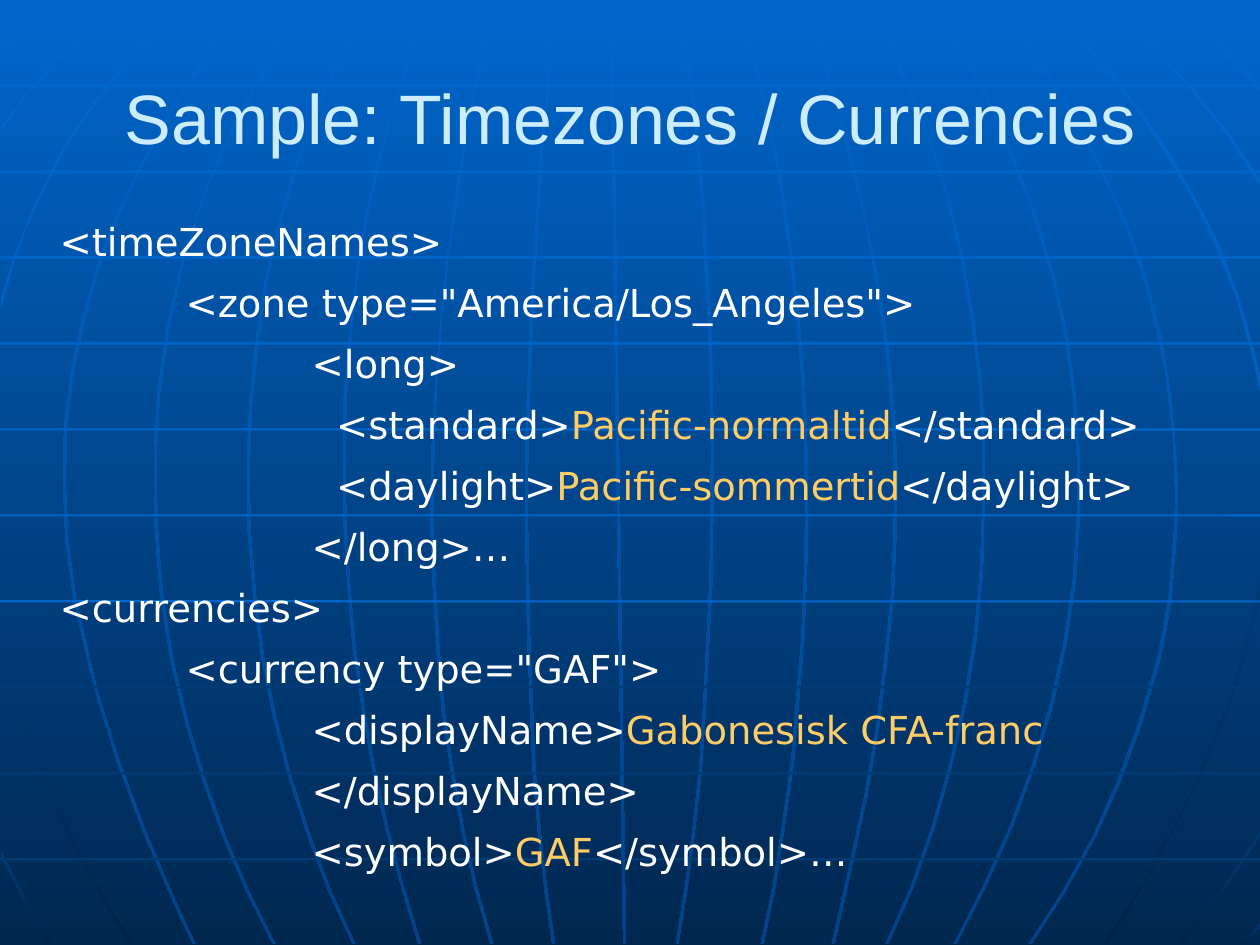
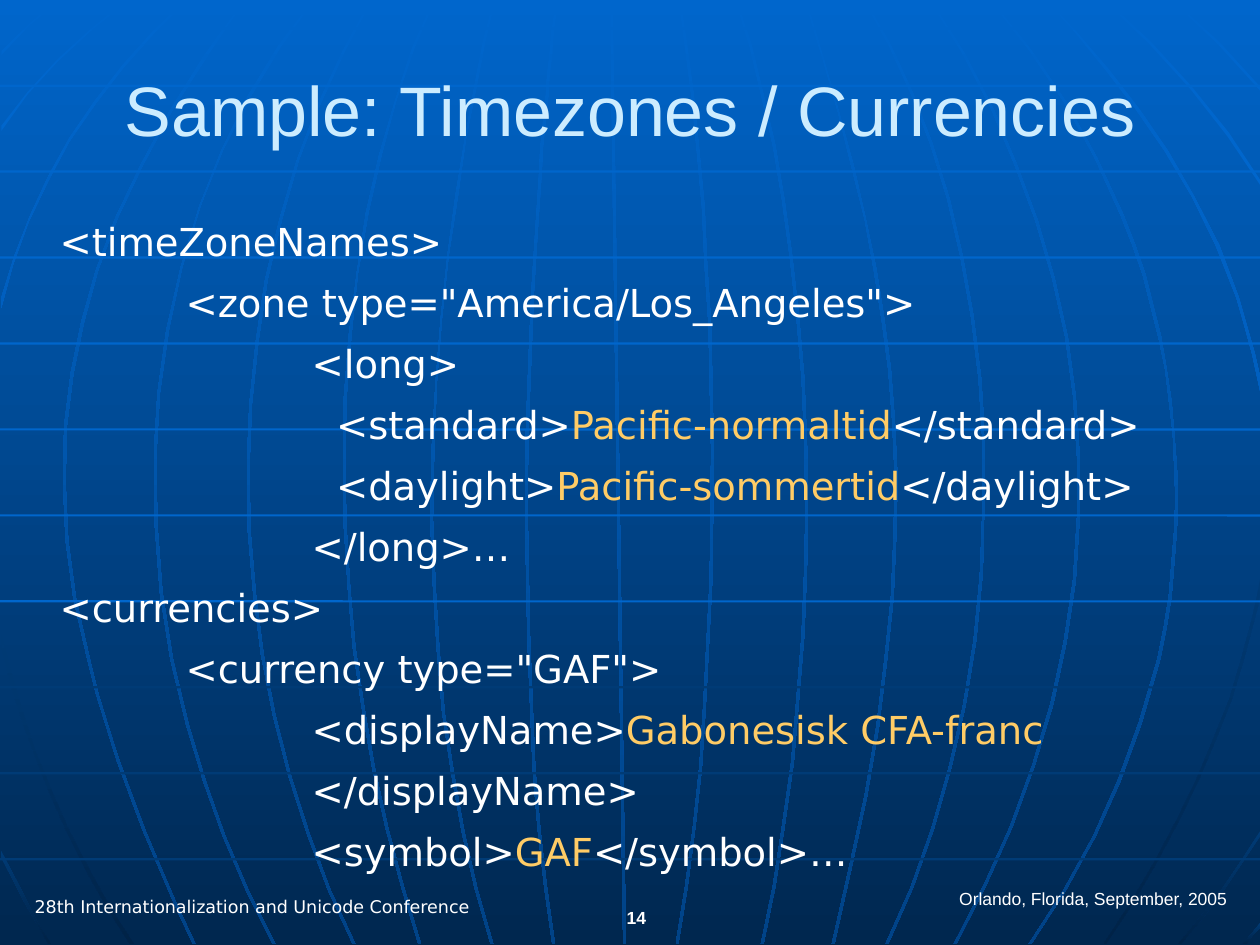
Before and after one commit to hanikesn/cldr, a slide deck: slide 14 of docs/presentations/cldr_overview.ppt (slide 11 before the commit). Drawn at 1260x945 pixels with LibreOffice and Linux fonts; fonts in the diff are those of the drawing. Boxes give left, top, right and bottom in pixels: in the first picture for what was removed or moved away, otherwise in the second. Text is boxed around its words. In the diff, an @@ line names an element or a change of style, - is before the commit and + after.

```diff
--- a/docs/presentations/cldr_overview.ppt
+++ b/docs/presentations/cldr_overview.ppt
@@ title "Sample: Timezones / Currencies": place and size @@
-title "Sample: Timezones / Currencies" at <box>125,93,1135,157</box>
+title "Sample: Timezones / Currencies" at <box>125,85,1135,149</box>
@@ text added at <box>959,892,1227,910</box>, 10 pt, text #FFFFFF @@
+Orlando, Florida, September, 2005
@@ text added at <box>35,900,470,918</box>, 10 pt, text #FFFFFF @@
+28th Internationalization and Unicode Conference
@@ page number added at <box>627,912,646,924</box>, 10 pt, text #FFFFFF, bold @@
+14
```
Also in this commit, not shown: 14 other slides changed, 16 slides added, 5 slides removed.
